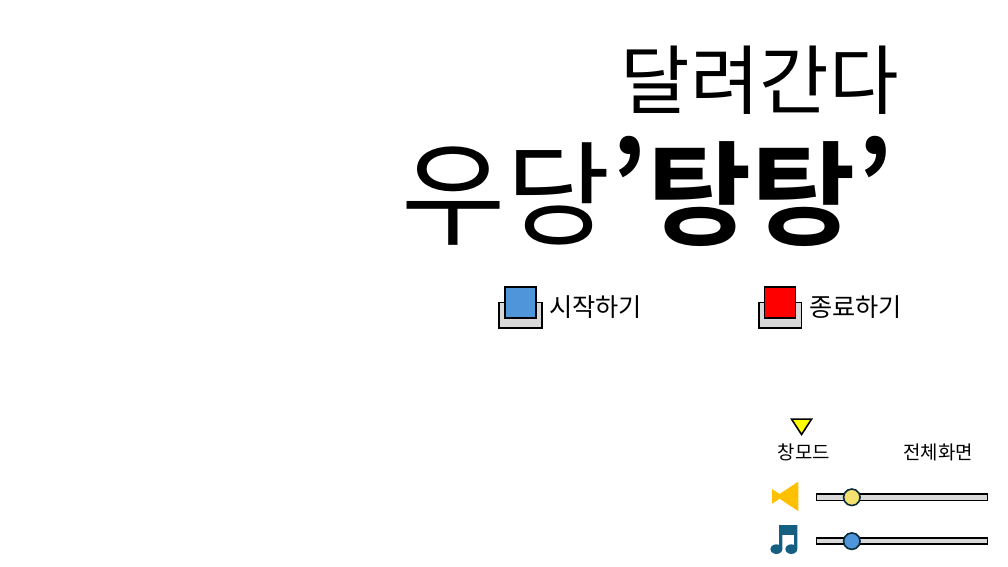
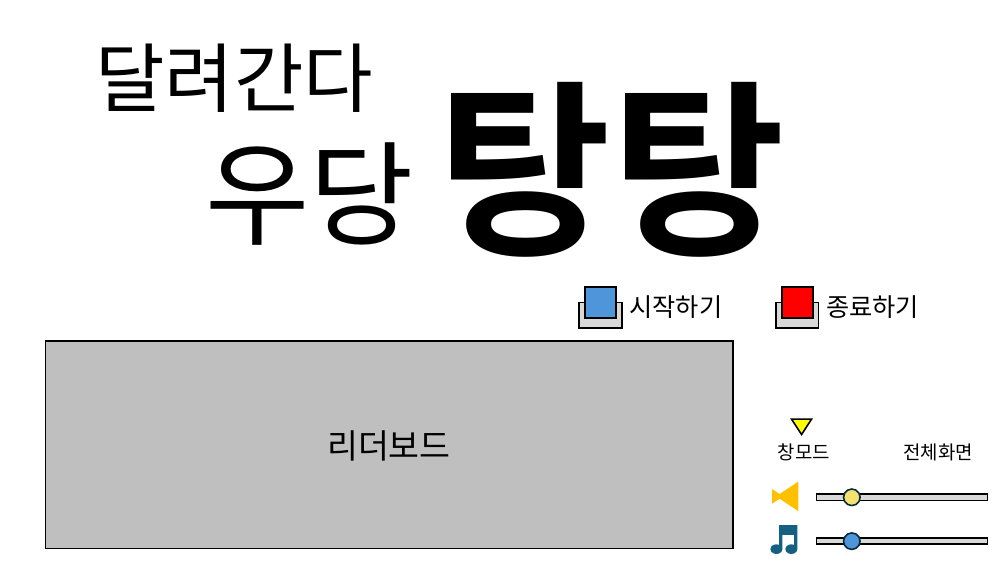
Before and after one commit to lsu0503/RetroRemake_Dodge_TeamProject3rd, a slide deck: slide 1 of Document/Wireframe.pptx. Drawn at 1008x567 pixels with LibreOffice and Linux fonts; fonts in the diff are those of the drawing. Boxes give left, top, right and bottom in pixels: in the first picture for what was removed or moved away, otherwise in the second. Text is boxed around its words. In the diff, an @@ line names an element or a change of style, - is before the commit and + after.

```diff
--- a/Document/Wireframe.pptx
+++ b/Document/Wireframe.pptx
@@ text "달려간다" moved from (x1=621, y1=45, x2=899, y2=114) to (x1=95, y1=43, x2=373, y2=112) @@
@@ text added at (x1=438, y1=81, x2=786, y2=287), 180 pt, text #000000, bold @@
+탕탕
@@ text at (x1=205, y1=142, x2=414, y2=245): text changed; bold off @@
-우당’탕탕’
+우당
@@ 2 rectangles, 1 text moved together from (x1=499, y1=287, x2=642, y2=327) to (x1=579, y1=287, x2=722, y2=327) @@
@@ 2 rectangles, 1 text moved together from (x1=759, y1=287, x2=902, y2=327) to (x1=776, y1=287, x2=919, y2=327) @@
@@ rectangle added at (x1=45, y1=341, x2=733, y2=549), fill #BFBFBF, outline #000000 1.5 pt, 32 pt, text #000000 @@
+리더보드
```
Also in this commit, not shown: 1 other file.
